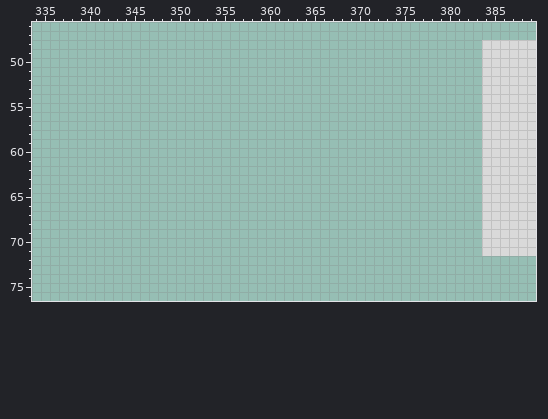
A pixel-art file gets an edit: aseprite/furniture.aseprite. The first picture shows the starting point.
576x144 pixels, 1 frame. Colours within 5 levels of each other are drawn and written as one. Shown: x 334..389, y 46..76.
After the commit:
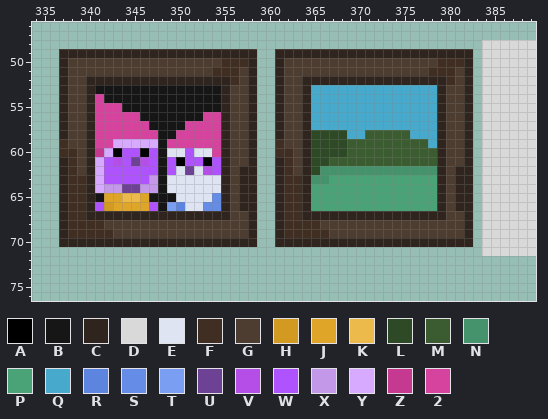
Palette (. is transparent): A #000000  B #161616  C #30251e  D #d9d9d9  E #dfe4f2  F #402e22  G #4d3c30  H #d29a21  J #dfa529  K #ecb94b  L #2d4925  M #3b5c30  N #45936c  P #4aa377  Q #47a9cc  R #5d85df  S #658ce6  T #799ef2  U #6d4193  V #b44ee7  W #af53ff  X #c398e9  Y #d7a9ff  Z #c63991  2 #d6439f
From old to new:
layer "Layer 4" added
Changed rows in their new state; - is an unchanged pixel.
Layer "Layer 4":
first column x 337:
49 CCCCCCCCCCCCCCCCCCCCCC--CCCCCCCCCCCCCCCCCCCCCC
50 CGGGGGGGGGGGGGGGGGFFFC--CGGGGGGGGGGGGGGGGGFFFC
51 CGGGGGGGGGGGGGGGGFFFGC--CGGGGGGGGGGGGGGGGFFFGC
52 CGGCCCCCCCCCCCCCCCCFGC--CGGCCCCCCCCCCCCCCCCFGC
53 CGGCBBBBBBBBBBBBBBCGGC--CGGCQQQQQQQQQQQQQQCGGC
54 CGGC2BBBBBBBBBBBBBCGGC--CGGCQQQQQQQQQQQQQQCGGC
55 CGGC222BBBBBBBBBBBCGGC--CGGCQQQQQQQQQQQQQQCGGC
56 CGGC22222BBBBBBB22CGGC--CGGCQQQQQQQQQQQQQQCGGC
57 CGGC222222BBBB2222CGGC--CGGCQQQQQQQQQQQQQQCGGC
58 CGGC2222222BB22222CGGC--CGGCLLLLQQMMMMMQQQCGGC
59 FGGC22YYYYYB222222CGGC--FGGCLLLLMMMMMMMMMQCGGC
60 FFGCZYAWWAWBEEWEE2CGGC--FFGCLLLLMMMMMMMMMMCGGC
61 CFGCYWVWUVWBWAWWAWCGGC--CFGCLLMMMMMMMMMMMMCGGC
62 CFGCYWWWWWWBWEUEVWCGCC--CFGCLNNNNNNNNNNNNNCGCC
63 CFFCYWWWWWXBEEEEEECGCC--CFFCNNPPPPPPPPPPPPCGCC
64 CFFCYXXUUXXBEEEEEECGCC--CFFCPPPPPPPPPPPPPPCGCC
65 CFFCBJJKKJBBBEEEESCGCC--CFFCPPPPPPPPPPPPPPCGCC
66 CFFCWHJJJJWBTREESSCGCC--CFFCPPPPPPPPPPPPPPCGCC
67 CFFCCCCCCCCCCCCCCCCGGC--CFFCCCCCCCCCCCCCCCCGGC
68 CFFFFGGGGGGGGGGGGGGGGC--CFFFFGGGGGGGGGGGGGGGGC
69 CFFFFFGGGGGGGGGGGGGGGC--CFFFFFGGGGGGGGGGGGGGGC
70 CCCCCCCCCCCCCCCCCCCCCC--CCCCCCCCCCCCCCCCCCCCCC
Boxes around the changes in both pictures, in picture pixels (x1, y1, x2, y2):
added: (59, 49, 473, 247)
